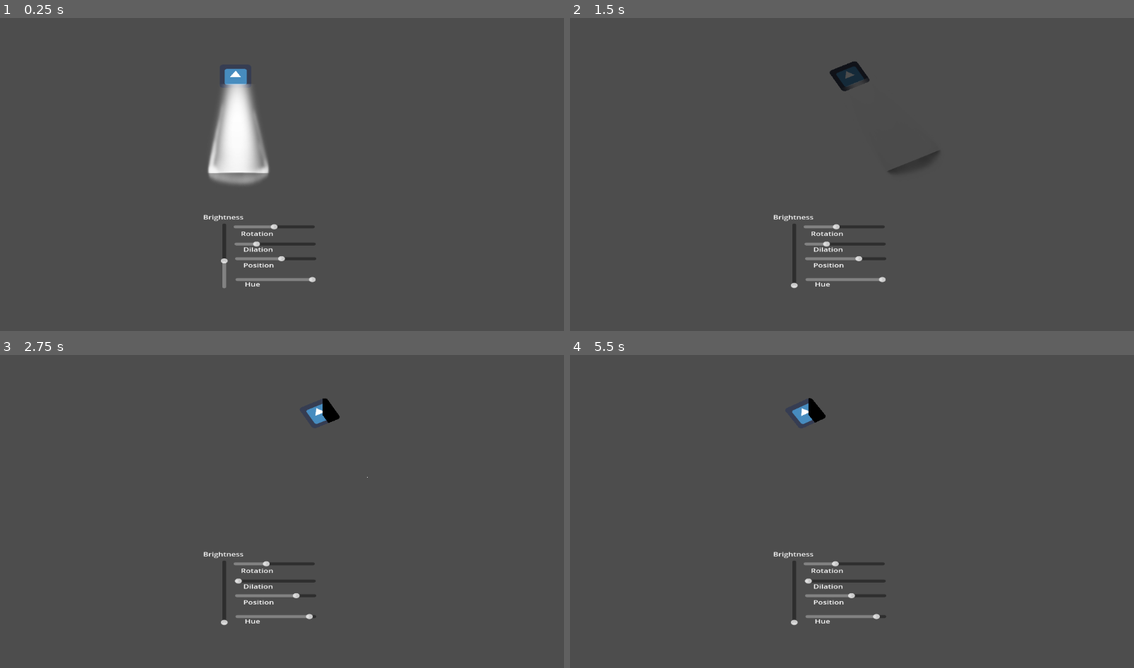
Above: before the commit, frames 1-4 (two rows, left to right).
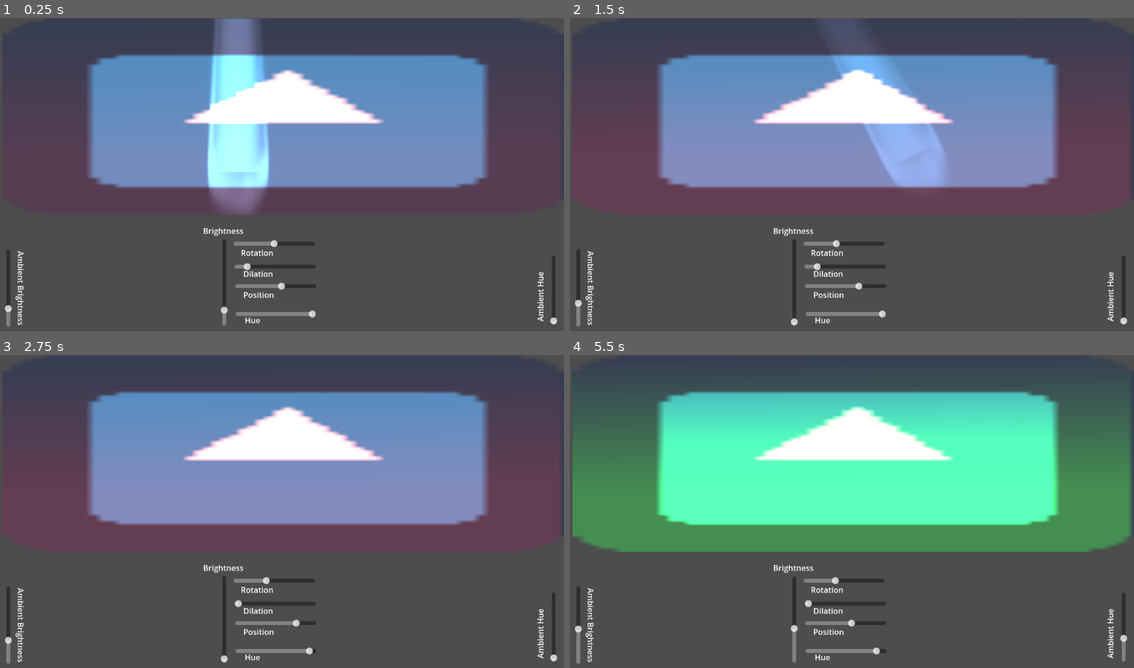
Above: after the commit, the same moments.

Repository: tTtricky/FHS-Game-Dev-2025-26-Collective-Project
Game: Godot game, scene res://mvp.tscn
The game is run twice, just before and just after one commit, with the same random seed, the same clock (stepped at 60 frames per second) and the same inputs. The engine's default icon, where the game draws it, is replaced by a stand-in: a white triangle on a blue panel in a dark square.
Inputs:
- Up to frame 1 (0.25 s): no input
- Up to frame 2 (1.5 s): tap Enter (Enter, bound only after the commit) at 0.5 s; hold Right (ui_right) 0.53-1.28 s; hold A (A) 0.53-1.28 s; tap D (D) at 0.8, 1.35 s; hold Down (ui_down) from 1.28 s (still down)
- Up to frame 3 (2.75 s): tap S (S) at 1.55 s; tap Space (Space) at 2 s; release Down (ui_down) at 2.03 s; hold Right (ui_right) from 2.03 s (still down); hold S (S) from 2.03 s (still down); tap Shift (Shift, bound only after the commit) at 2.3 s
- Up to frame 4 (5.5 s): release Right (ui_right) at 2.78 s; release S (S) at 2.78 s; hold Up (ui_up) 2.78-3.53 s; tap Shift (Shift, bound only after the commit) at 2.85 s; tap Enter (Enter, bound only after the commit) at 3.05, 3.5 s; hold Enter (Enter, bound only after the commit) 3.53-4.28 s; hold Left (ui_left) 3.53-5.03 s; tap Alt (alt, bound only after the commit) at 3.8, 4.35 s; tap Ctrl (ctrl, bound only after the commit) at 4.55 s; hold Down (ui_down) from 5.03 s (still down); hold Ctrl (ctrl, bound only after the commit) from 5.03 s (still down); tap A (A) at 5.3 s

The runs differ from the first frame. In frame 1, 34% of the frame differs, in the area x 0-99%, y 0-99%; in frame 2, 33%; in frame 3, 32%; in frame 4, 49%, in the area x 0-100%, y 11-99%.

Commit message:
Finished Background Lighting System

Diff:
--- /dev/null
+++ b/back_lights.gd
@@ -0,0 +1,17 @@
+extends Node2D
+
+func _process(delta: float) -> void:
+	$PointLight2D.energy = $Brightness.value
+	if $Hue.value != 1:
+		$PointLight2D.set_color(Color.from_hsv($Hue.value,1,0.6))
+	else:
+		$PointLight2D.set_color(Color.from_hsv($Hue.value,0,0.6))
+
+	if Input.is_action_pressed("Enter"):
+		$Brightness.value += 0.1
+	if Input.is_action_pressed("RShift"):
+		$Brightness.value -= 0.1
+	if Input.is_action_pressed("ctrl"):
+		$Hue.value += 0.01
+	if Input.is_action_pressed("alt"):
+		$Hue.value -= 0.01
--- a/main_light_slides.gd
+++ b/main_light_slides.gd
@@ -4,7 +4,7 @@
 func _process(delta: float) -> void:
 	$Stagelight.rotation = $Sliders/Rotation.value / 150
 	$Stagelight.position.x = $Sliders/Position.value
-	$Stagelight/Light.scale.x = $Sliders/Dilation.value / 2
+	$Stagelight/Light.scale.x = $Sliders/Dilation.value / 8
 	$Stagelight/Light/PointLight2D.energy = $Sliders/Brightness.value
 	if $Sliders/Hue.value != 1:
 		$Stagelight/Light/PointLight2D.set_color(Color.from_hsv($Sliders/Hue.value,1,1))
--- a/mvp.tscn
+++ b/mvp.tscn
@@ -1,11 +1,19 @@
-[gd_scene load_steps=5 format=3 uid="uid://bgb4w37b4o8cg"]
+[gd_scene load_steps=8 format=3 uid="uid://bgb4w37b4o8cg"]
 
 [ext_resource type="Script" uid="uid://c6bq28oo06h54" path="res://main_light_slides.gd" id="1_bi05a"]
 [ext_resource type="Texture2D" uid="uid://b8iubhxbq5gw1" path="res://icon.png" id="2_w5aql"]
 [ext_resource type="Texture2D" uid="uid://bt0rp2qmadl3a" path="res://5bbc1a9931068-b6594086cf2a19b19b4fcd58283e039b.png" id="3_w5aql"]
+[ext_resource type="Script" uid="uid://dj1l0vok8jtj0" path="res://back_lights.gd" id="4_1l0ms"]
 
 [sub_resource type="OccluderPolygon2D" id="OccluderPolygon2D_w5aql"]
 polygon = PackedVector2Array(419, 77, 407, 341, 753, 349, 732, 73, 808, 77, 808, 362, 803, 407, 340, 391, 331, 61)
+
+[sub_resource type="Gradient" id="Gradient_w5aql"]
+
+[sub_resource type="GradientTexture2D" id="GradientTexture2D_1l0ms"]
+gradient = SubResource("Gradient_w5aql")
+fill_from = Vector2(0.5, 0)
+fill_to = Vector2(0.5232558, 0.6686047)
 
 [node name="MVP" type="Node2D"]
 
@@ -24,7 +32,7 @@
 offset_right = 165.0
 offset_bottom = 51.0
 max_value = 1.0
-step = 0.01
+step = 0.0
 value = 1.0
 
 [node name="Brightness" type="VSlider" parent="Main Light Slides/Sliders"]
@@ -34,7 +42,7 @@
 offset_right = 24.0
 offset_bottom = 49.0
 min_value = 0.3
-max_value = 2.0
+max_value = 5.0
 step = 0.1
 value = 1.0
 
@@ -53,7 +61,7 @@
 offset_top = -80.0
 offset_right = 164.0
 offset_bottom = -64.0
-max_value = 4.0
+max_value = 8.0
 step = 0.0
 value = 1.0
 
@@ -121,6 +129,7 @@
 texture = ExtResource("3_w5aql")
 
 [node name="PointLight2D" type="PointLight2D" parent="Main Light Slides/Stagelight/Light"]
+light_mask = 2
 color = Color(18.892157, 18.892157, 18.892157, 1)
 energy = 8.87
 texture = ExtResource("3_w5aql")
@@ -131,18 +140,69 @@
 texture = ExtResource("3_w5aql")
 
 [node name="LightOccluder2D" type="LightOccluder2D" parent="Main Light Slides/Stagelight/Light"]
+visible = false
+light_mask = 2
 position = Vector2(-573, -55)
 occluder = SubResource("OccluderPolygon2D_w5aql")
 
 [node name="Camera2D" type="Camera2D" parent="."]
 position = Vector2(573, 328)
-zoom = Vector2(1, 0.75)
 
 [node name="CanvasModulate" type="CanvasModulate" parent="."]
 light_mask = 2
 color = Color(0, 0, 0, 1)
 
 [node name="DirectionalLight2D" type="DirectionalLight2D" parent="."]
+light_mask = 2
 position = Vector2(556, 704)
 rotation = 3.1415927
 shadow_enabled = true
+
+[node name="Back Lights" type="Node2D" parent="."]
+script = ExtResource("4_1l0ms")
+
+[node name="PointLight2D" type="PointLight2D" parent="Back Lights"]
+position = Vector2(568, 209.5)
+scale = Vector2(18.09375, 6.4843745)
+energy = 2.5
+texture = SubResource("GradientTexture2D_1l0ms")
+
+[node name="Sprite2D" type="Sprite2D" parent="Back Lights"]
+position = Vector2(576, 205.99998)
+scale = Vector2(17.9375, 6.2812495)
+texture = ExtResource("2_w5aql")
+
+[node name="Brightness" type="VSlider" parent="Back Lights"]
+offset_left = 6.0
+offset_top = 478.0
+offset_right = 22.0
+offset_bottom = 636.0
+max_value = 5.0
+step = 0.0
+value = 1.0
+
+[node name="Label" type="Label" parent="Back Lights/Brightness"]
+layout_mode = 0
+offset_left = 45.0
+offset_top = 3.0
+offset_right = 198.0
+offset_bottom = 32.0
+rotation = 1.5707964
+text = "Ambient Brightness"
+
+[node name="Hue" type="VSlider" parent="Back Lights"]
+offset_left = 1120.0
+offset_top = 490.0
+offset_right = 1136.0
+offset_bottom = 632.0
+max_value = 1.0
+step = 0.0
+
+[node name="Label" type="Label" parent="Back Lights/Hue"]
+layout_mode = 0
+offset_left = -31.0
+offset_top = 135.0
+offset_right = 122.0
+offset_bottom = 164.0
+rotation = -1.5707964
+text = "Ambient Hue"
--- a/project.godot
+++ b/project.godot
@@ -39,12 +39,32 @@
 }
 Shift={
 "deadzone": 0.2,
-"events": [Object(InputEventKey,"resource_local_to_scene":fa …(185 unchanged characters)… 25,"key_label":0,"unicode":0,"location":0,"echo":false,"script":null)
+"events": [Object(InputEventKey,"resource_local_to_scene":fa …(185 unchanged characters)… 25,"key_label":0,"unicode":0,"location":1,"echo":false,"script":null)
 ]
 }
 Space={
 "deadzone": 0.2,
 "events": [Object(InputEventKey,"resource_local_to_scene":false,"resource_name":"","device":-1,"window_id":0,"alt_press …(191 unchanged characters)…
+]
+}
+Enter={
+"deadzone": 0.2,
+"events": [Object(InputEventKey,"resource_local_to_scene":false,"resource_name":"","device":-1,"window_id":0,"alt_pressed":false,"shift_pressed":false,"ctrl_pressed":false,"meta_pressed":false,"pressed":false,"keycode":0,"physical_keycode":4194309,"key_label":0,"unicode":0,"location":0,"echo":false,"script":null)
+]
+}
+RShift={
+"deadzone": 0.2,
+"events": [Object(InputEventKey,"resource_local_to_scene":false,"resource_name":"","device":-1,"window_id":0,"alt_pressed":false,"shift_pressed":false,"ctrl_pressed":false,"meta_pressed":false,"pressed":false,"keycode":0,"physical_keycode":4194325,"key_label":0,"unicode":0,"location":2,"echo":false,"script":null)
+]
+}
+alt={
+"deadzone": 0.2,
+"events": [Object(InputEventKey,"resource_local_to_scene":false,"resource_name":"","device":-1,"window_id":0,"alt_pressed":false,"shift_pressed":false,"ctrl_pressed":false,"meta_pressed":false,"pressed":false,"keycode":0,"physical_keycode":4194328,"key_label":0,"unicode":0,"location":0,"echo":false,"script":null)
+]
+}
+ctrl={
+"deadzone": 0.2,
+"events": [Object(InputEventKey,"resource_local_to_scene":false,"resource_name":"","device":-1,"window_id":0,"alt_pressed":false,"shift_pressed":false,"ctrl_pressed":false,"meta_pressed":false,"pressed":false,"keycode":0,"physical_keycode":4194326,"key_label":0,"unicode":0,"location":0,"echo":false,"script":null)
 ]
 }
 
Not shown, added: back_lights.gd.uid
